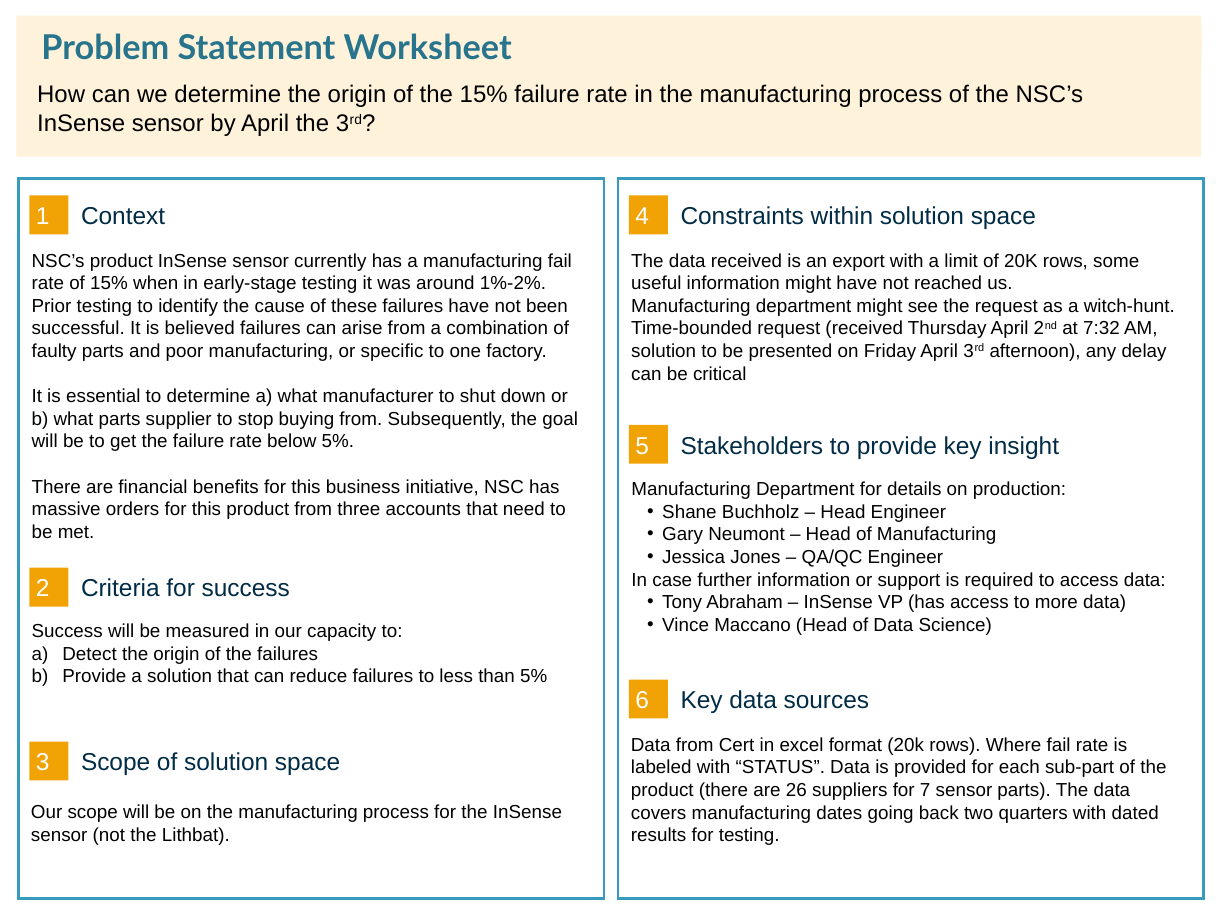
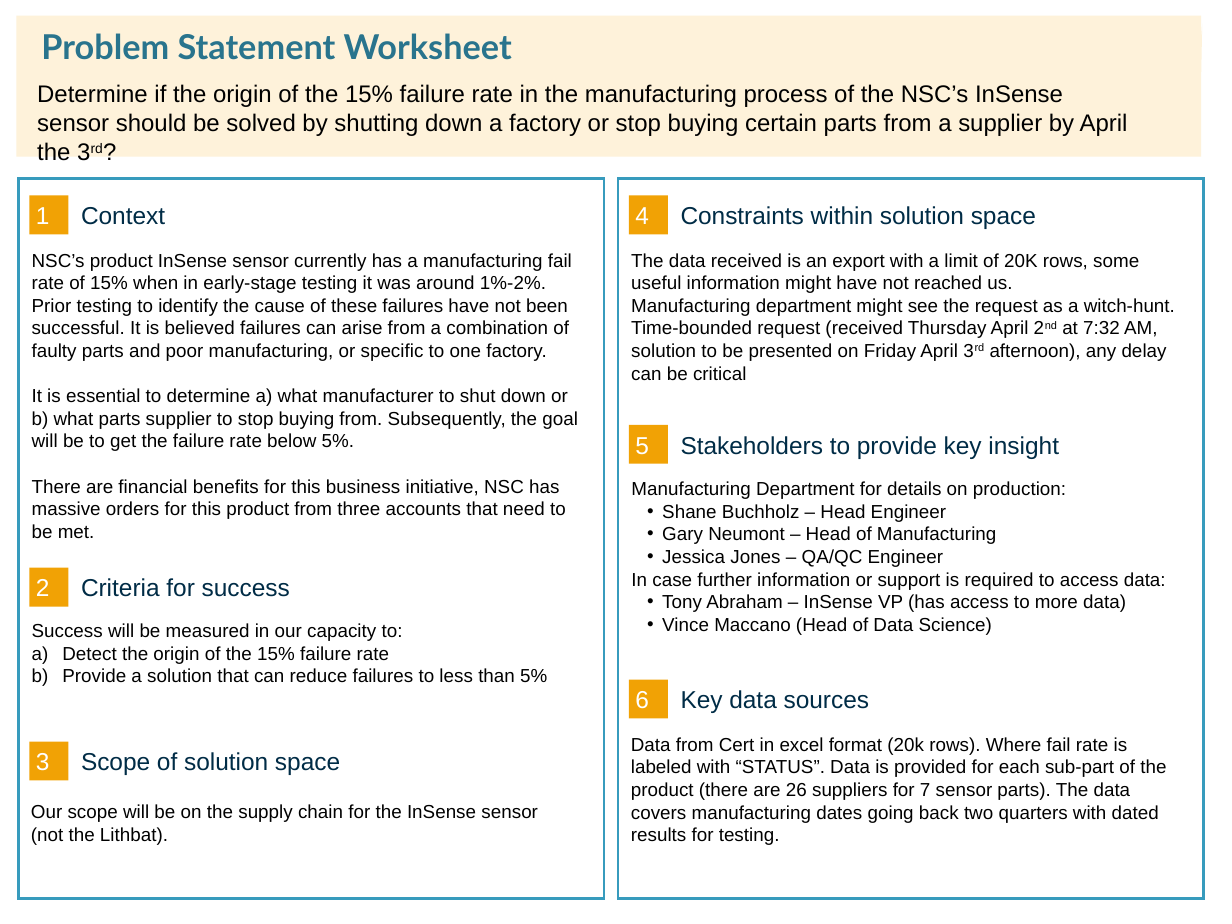
Before and after one commit to DSJourney/springboard, a slide deck: slide 1 of Project 2 - Nordic Sensing Co/Nordic Sensing Co - Problem Identification.pptx. Drawn at 1232x924 pixels with LibreOffice and Linux fonts; fonts in the diff are those of the drawing. Boxes give left, top, right and bottom in pixels: in the first picture for what was removed or moved away, otherwise in the second. Text is boxed around its words. In the diff, an @@ line names an element or a change of style, - is before the commit and + after.

Commit message:
Correct Problem Statement and Success Criteria

```diff
--- a/Project 2 - Nordic Sensing Co/Nordic Sensing Co - Problem Identification.pptx
+++ b/Project 2 - Nordic Sensing Co/Nordic Sensing Co - Problem Identification.pptx
@@ text at (37, 84, 1128, 136): text changed @@
-How can we determine the origin of the 15% failure rate in the manufacturing process of the NSC’s InSense sensor by April the 3rd?
+Determine if the origin of the 15% failure rate in the manufacturing process of the NSC’s InSense sensor should be solved by shutting down a factory or stop buying certain parts from a supplier by April the 3rd?
@@ text at (62, 646, 389, 664): text changed @@
-a) Detect the origin of the failures
+a) Detect the origin of the 15% failure rate
@@ text at (31, 804, 538, 845): text changed @@
-Our scope will be on the manufacturing process for the InSense sensor (not the Lithbat).
+Our scope will be on the supply chain for the InSense sensor (not the Lithbat).
```
Also in this commit, not shown: 1 other file.
